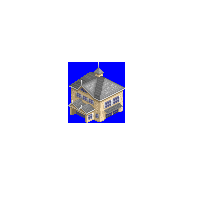
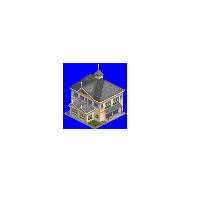
Layer changes from the first (200, 200) image to the second:
painted on "house" over [68, 62, 125, 122]
added layer "ground tile" above "house unshaded" over [63, 98, 127, 129]
painted on "Layer 5" over [63, 62, 127, 129]
